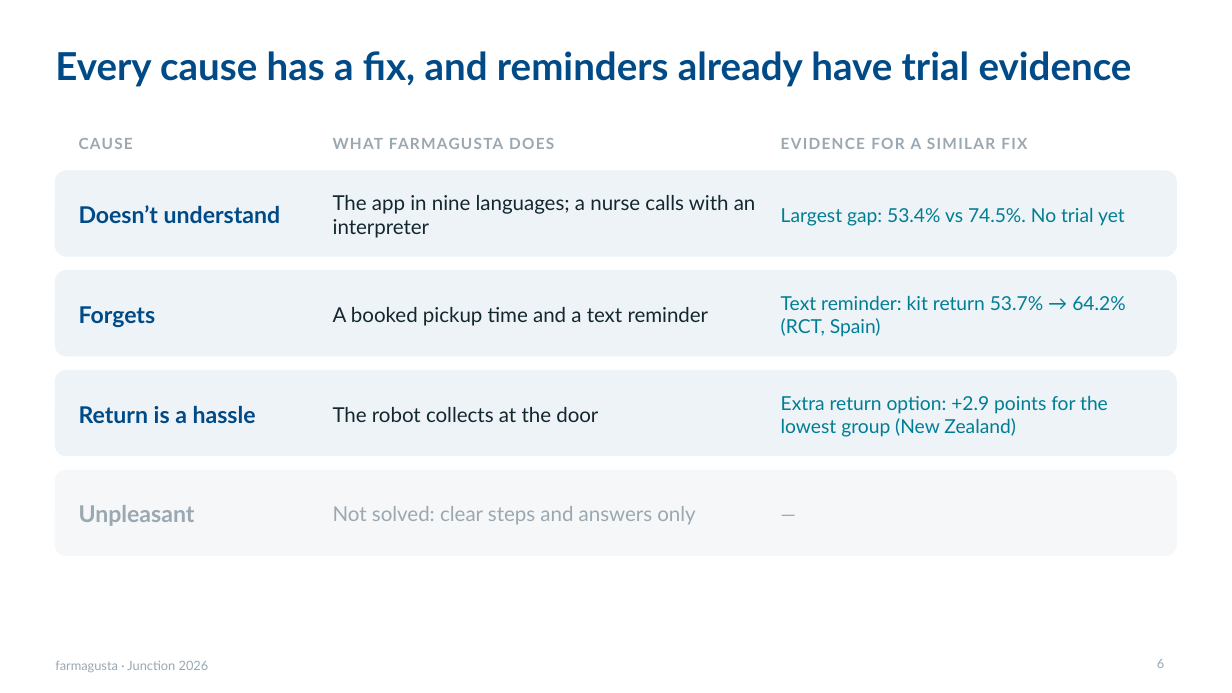
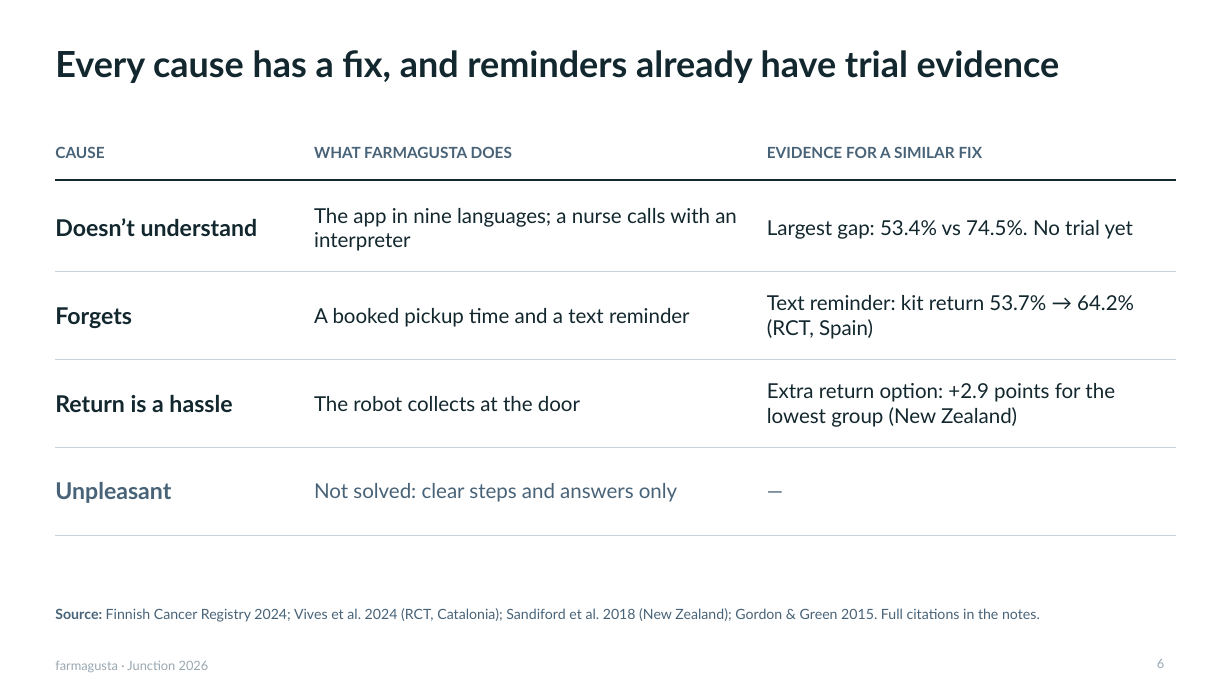
Before and after one commit to rromppanen/junction26, a slide deck: slide 6 of docs/pitch/farmagusta-screening-attendance.pptx. Drawn at 1232x693 pixels with LibreOffice and Linux fonts; fonts in the diff are those of the drawing. Boxes give left, top, right and bottom in pixels: in the first picture for what was removed or moved away, otherwise in the second. Text is boxed around its words. In the diff, an @@ line names an element or a change of style, - is before the commit and + after.

```diff
--- a/docs/pitch/farmagusta-screening-attendance.pptx
+++ b/docs/pitch/farmagusta-screening-attendance.pptx
@@ title "Every cause has a fix, ..." at box(55, 50, 1060, 83): size 30 to 28 pt, text colour #004B87 to #12272E @@
@@ text colour #9AA8B2 to #486378, letter spacing 1 to 0 pt in 3 elements at box(767, 146, 983, 158), box(314, 146, 512, 158), box(55, 146, 104, 158) @@
@@ text "CAUSE": place and size @@
-text "CAUSE" at box(79, 138, 133, 149)
+text "CAUSE" at box(55, 146, 104, 158)
@@ text "WHAT FARMAGUSTA DOES": place and size @@
-text "WHAT FARMAGUSTA DOES" at box(333, 138, 554, 149)
+text "WHAT FARMAGUSTA DOES" at box(314, 146, 512, 158)
@@ text "EVIDENCE FOR A SIMILAR FIX": place and size @@
-text "EVIDENCE FOR A SIMILAR FIX" at box(781, 138, 1027, 149)
+text "EVIDENCE FOR A SIMILAR FIX" at box(767, 146, 983, 158)
@@ rounded rectangle removed at box(55, 171, 1177, 256) @@
@@ text colour #004B87 to #12272E in 3 elements at box(55, 307, 132, 328), box(55, 394, 232, 412), box(55, 218, 258, 236) @@
@@ text "Doesn’t understand": place and size @@
-text "Doesn’t understand" at box(79, 205, 281, 223)
+text "Doesn’t understand" at box(55, 218, 258, 236)
@@ line added from (55, 180) to (1177, 180), #12272E 1.25 pt @@
@@ text "The app in nine languages; ...": place and size @@
-text "The app in nine languages; ..." at box(333, 195, 756, 238)
+text "The app in nine languages; ..." at box(314, 208, 737, 251)
@@ size 15 to 16 pt, text colour #007E93 to #12272E in 3 elements at box(767, 295, 1134, 339), box(767, 383, 1115, 427), box(767, 220, 1133, 239) @@
@@ text "Largest gap: 53.4% vs 74.5%. ...": place and size @@
-text "Largest gap: 53.4% vs 74.5%. ..." at box(781, 207, 1125, 226)
+text "Largest gap: 53.4% vs 74.5%. ..." at box(767, 220, 1133, 239)
@@ text "Forgets": place and size @@
-text "Forgets" at box(79, 306, 156, 327)
+text "Forgets" at box(55, 307, 132, 328)
@@ rounded rectangle removed at box(55, 271, 1177, 356) @@
@@ line added from (55, 272) to (1177, 272), #C9D2DA 0.75 pt @@
@@ text "A booked pickup time and ...": place and size @@
-text "A booked pickup time and ..." at box(333, 307, 709, 326)
+text "A booked pickup time and ..." at box(314, 308, 690, 327)
@@ text "Text reminder: kit return 53.7% ...": place and size @@
-text "Text reminder: kit return 53.7% ..." at box(781, 295, 1125, 337)
+text "Text reminder: kit return 53.7% ..." at box(767, 295, 1134, 339)
@@ text "Return is a hassle": place and size @@
-text "Return is a hassle" at box(79, 405, 256, 423)
+text "Return is a hassle" at box(55, 394, 232, 412)
@@ rounded rectangle removed at box(55, 371, 1177, 456) @@
@@ line added from (55, 360) to (1177, 360), #C9D2DA 0.75 pt @@
@@ text "The robot collects at the ...": place and size @@
-text "The robot collects at the ..." at box(333, 407, 598, 422)
+text "The robot collects at the ..." at box(314, 396, 580, 411)
@@ text "Extra return option: +2.9 points ...": place and size @@
-text "Extra return option: +2.9 points ..." at box(781, 395, 1108, 437)
+text "Extra return option: +2.9 points ..." at box(767, 383, 1115, 427)
@@ text "Unpleasant" at box(55, 482, 171, 503): text colour #9AA8B2 to #486378 @@
@@ text "Unpleasant": place and size @@
-text "Unpleasant" at box(79, 505, 195, 526)
+text "Unpleasant" at box(55, 482, 171, 503)
@@ line added from (55, 447) to (1177, 447), #C9D2DA 0.75 pt @@
@@ text "Not solved: clear steps and ...": place and size @@
-text "Not solved: clear steps and ..." at box(333, 506, 695, 525)
+text "Not solved: clear steps and ..." at box(314, 483, 677, 502)
@@ text "Not solved: clear steps and ..." at box(314, 483, 677, 502): text colour #9AA8B2 to #486378 @@
@@ text "—": place and size @@
-text "—" at box(781, 482, 1160, 546)
+text "—" at box(767, 448, 1174, 533)
@@ text "—" at box(767, 448, 1174, 533): size 15 to 16 pt, text colour #9AA8B2 to #486378 @@
@@ rounded rectangle removed at box(55, 470, 1177, 555) @@
@@ line added from (55, 535) to (1177, 535), #C9D2DA 0.75 pt @@
@@ text added at box(55, 608, 1040, 622), 11 pt, text #486378 @@
+Source: Finnish Cancer Registry 2024; Vives et al. 2024 (RCT, Catalonia); Sandiford et al. 2018 (New Zealand); Gordon & Green 2015. Full citations in the notes.
```
Also in this commit, not shown: 8 other slides changed.
